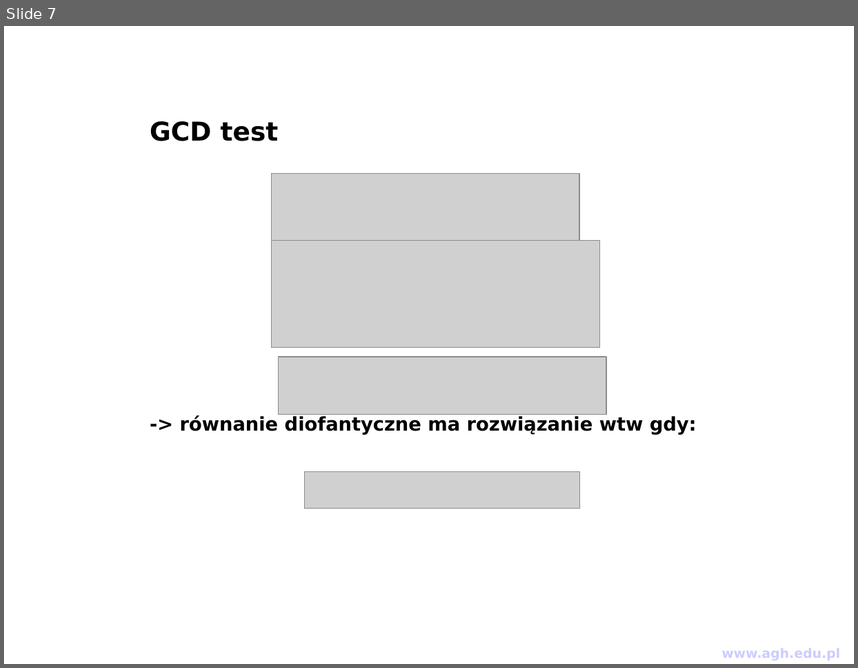
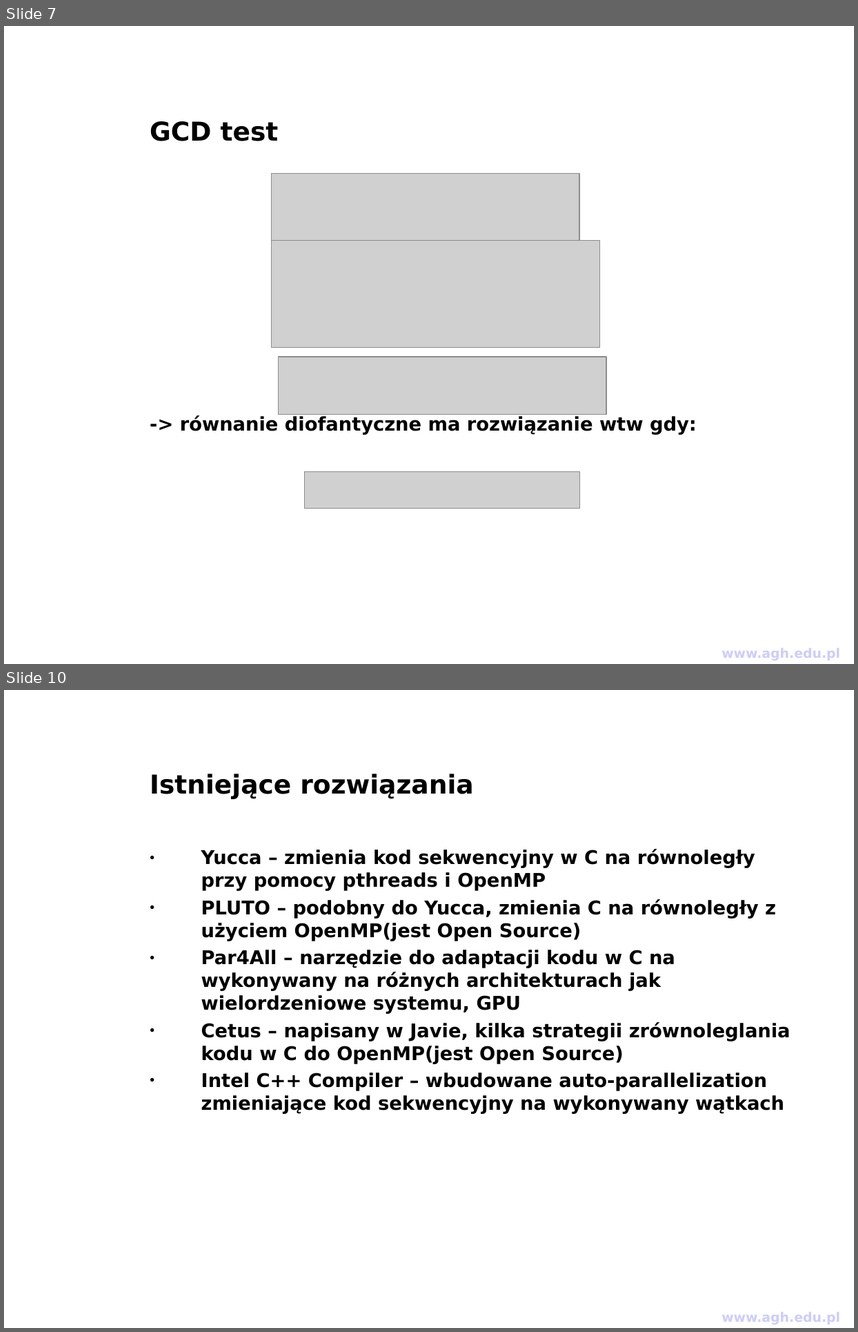
Before and after one commit to liscju/PrezentacjaMagisterka, a slide deck: prezentacja_magisterska-StateOfArt.ppt. Shown one above the other, each under a label of ours: slide 7 before the commit, slides 7 and 10 after it; the slides between them are not shown. The pictures are 858x668 and 858x1332 pixels, drawn with LibreOffice and Linux fonts; fonts in the diff are those of the drawing; grey boxes stand for pictures; background and template pictures are left out. Boxes give left, top, right and bottom in pixels: in the first picture for what was removed or moved away, otherwise in the second. Text is boxed around its words. In the diff, an @@ line names an element or a change of style, - is before the commit and + after.

Commit message:
Add slide about similiar tools for automatic parallelization in state of art presentation

```diff
--- a/prezentacja_magisterska-StateOfArt.ppt
+++ b/prezentacja_magisterska-StateOfArt.ppt
@@ slide 10 added at (4,690,854,1328), background picture (left out) @@
@@ text added at (150,773,473,799), 22 pt, text #000000, bold @@
+Istniejące rozwiązania
@@ text added at (201,849,791,1114), 16 pt, text #000000, bold @@
+● Yucca – zmienia kod sekwencyjny w C na równoległy przy pomocy pthreads i OpenMP
+● PLUTO – podobny do Yucca, zmienia C na równoległy z użyciem OpenMP(jest Open Source)
+● Par4All – narzędzie do adaptacji kodu w C na wykonywany na różnych architekturach jak wielordzeniowe systemu, GPU
+● Cetus – napisany w Javie, kilka strategii zrównoleglania kodu w C do OpenMP(jest Open Source)
+● Intel C++ Compiler – wbudowane auto-parallelization zmieniające kod sekwencyjny na wykonywany wątkach
@@ text added at (722,1312,840,1324), 11 pt, text #CCCCFF, bold @@
+www.agh.edu.pl
```
Also in this commit, not shown: 1 slide changed, 1 other file.
